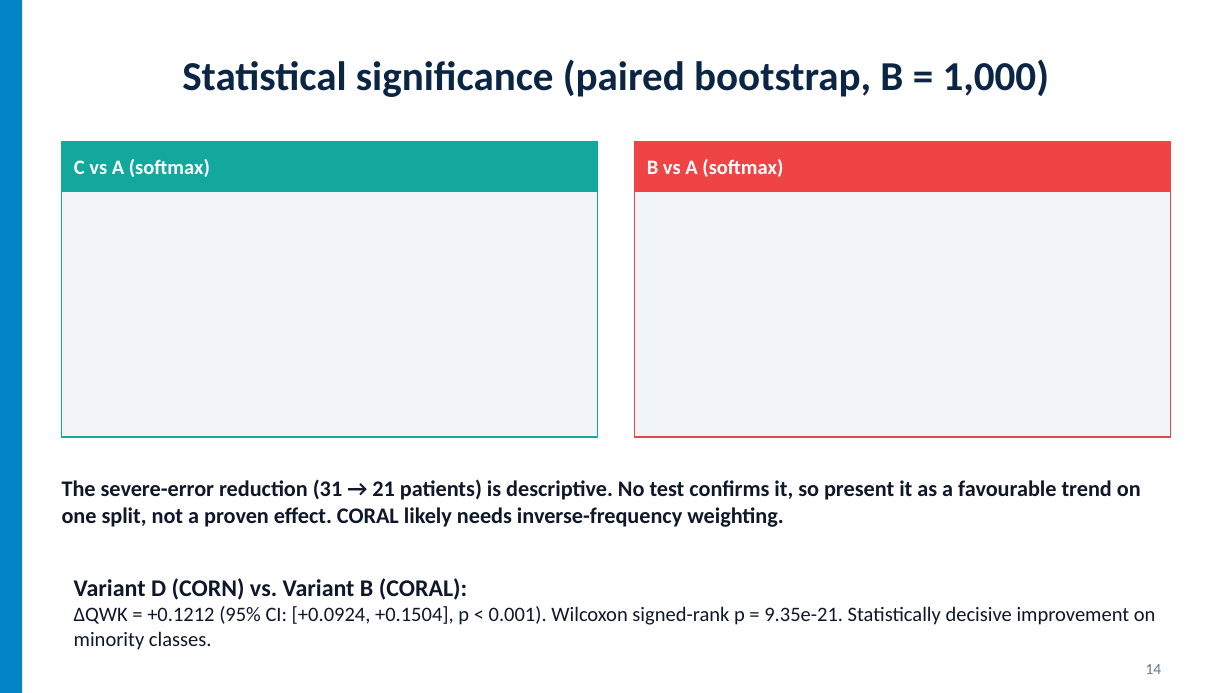
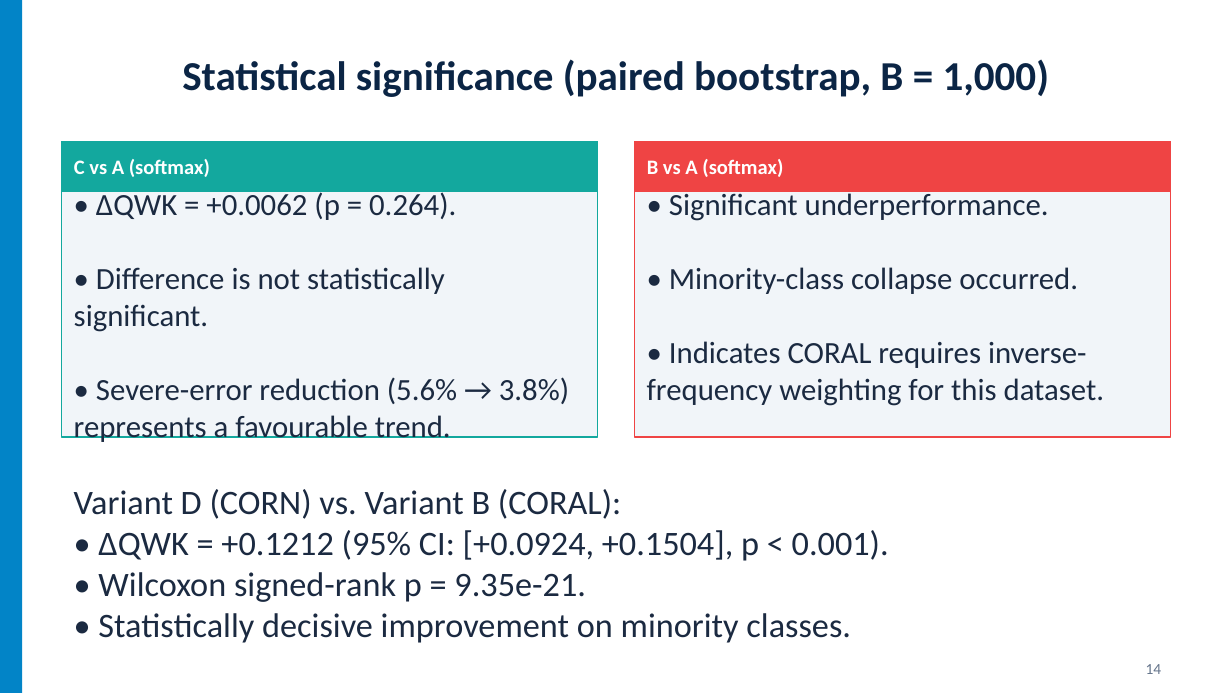
Before and after one commit to Aaryan89/Diabetic_Retinopathy_Research, a slide deck: slide 14 of Diabetic_Retinopathy_Presentation.pptx. Drawn at 1232x693 pixels with LibreOffice and Linux fonts; fonts in the diff are those of the drawing. Boxes give left, top, right and bottom in pixels: in the first picture for what was removed or moved away, otherwise in the second. Text is boxed around its words. In the diff, an @@ line names an element or a change of style, - is before the commit and + after.

Commit message:
slide 14 fixes

```diff
--- a/Diabetic_Retinopathy_Presentation.pptx
+++ b/Diabetic_Retinopathy_Presentation.pptx
@@ text in rectangle at (74, 189, 569, 442): text added @@
+• ΔQWK = +0.0062 (p = 0.264).
+• Difference is not statistically significant.
+• Severe-error reduction (5.6% → 3.8%) represents a favourable trend.
@@ text in rectangle at (647, 189, 1105, 406): text added @@
+• Significant underperformance.
+• Minority-class collapse occurred.
+• Indicates CORAL requires inverse-frequency weighting for this dataset.
@@ text "Variant D (CORN) vs. Variant ...": place and size @@
-text "Variant D (CORN) vs. Variant ..." at (74, 578, 1156, 650)
+text "Variant D (CORN) vs. Variant ..." at (74, 489, 889, 643)
@@ text removed at (62, 479, 1141, 527) @@
-The severe-error reduction (31 → 21 patients) is descriptive. No test confirms it, so present it as a favourable trend on one split, not a proven effect. CORAL likely needs inverse-frequency weighting.
@@ text at (74, 489, 621, 519): size 14 to 20 pt, text colour #0F172A to #1B2A41, bold off in "Variant D (CORN) vs. Variant B (CORAL):" @@
@@ text at (98, 530, 889, 643): text changed; size 12 to 20 pt; text colour #0F172A to #1B2A41 @@
-ΔQWK = +0.1212 (95% CI: [+0.0924, +0.1504], p < 0.001). Wilcoxon signed-rank p = 9.35e-21. Statistically decisive improvement on minority classes.
+• ΔQWK = +0.1212 (95% CI: [+0.0924, +0.1504], p < 0.001).
+• Wilcoxon signed-rank p = 9.35e-21.
+• Statistically decisive improvement on minority classes.
```
